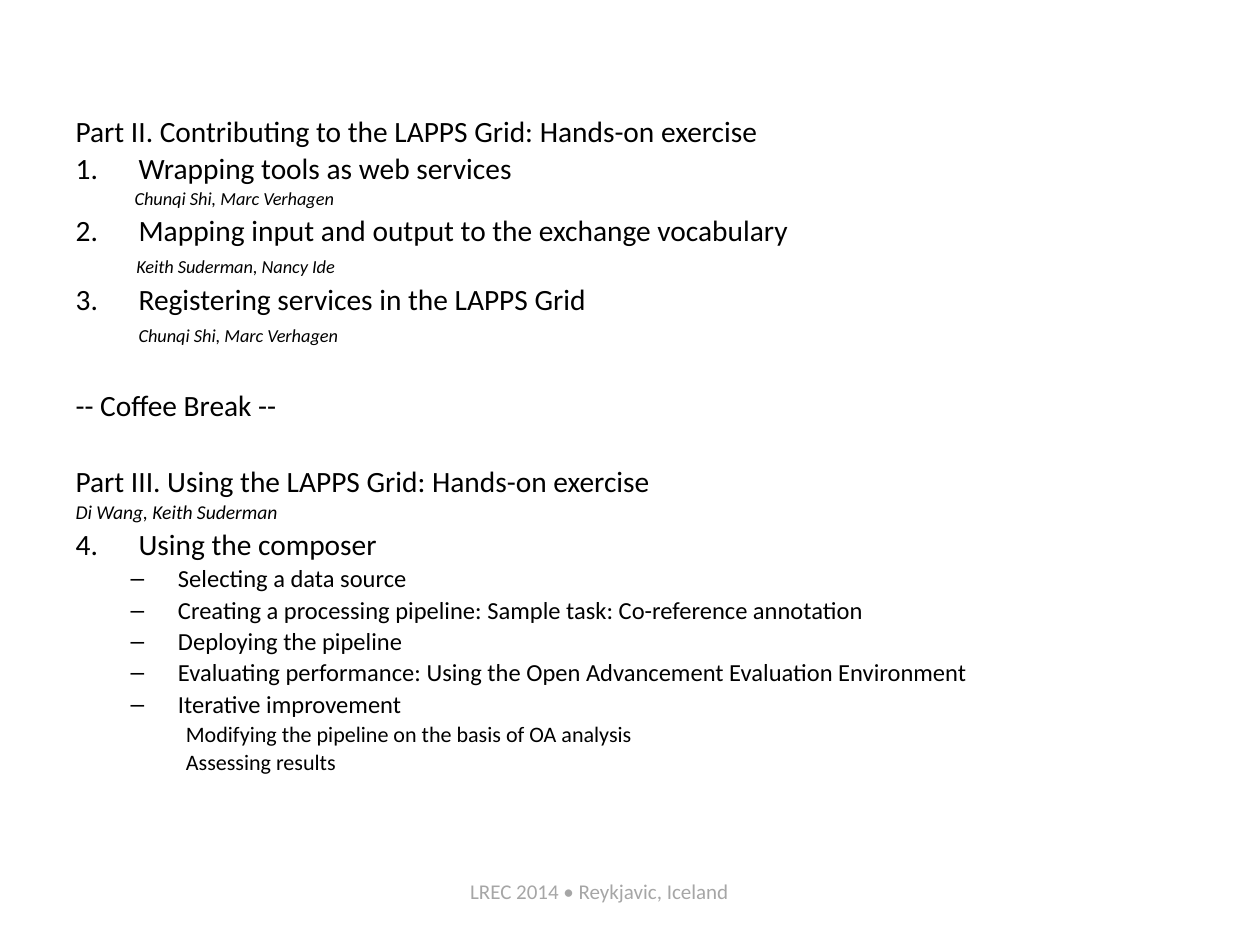
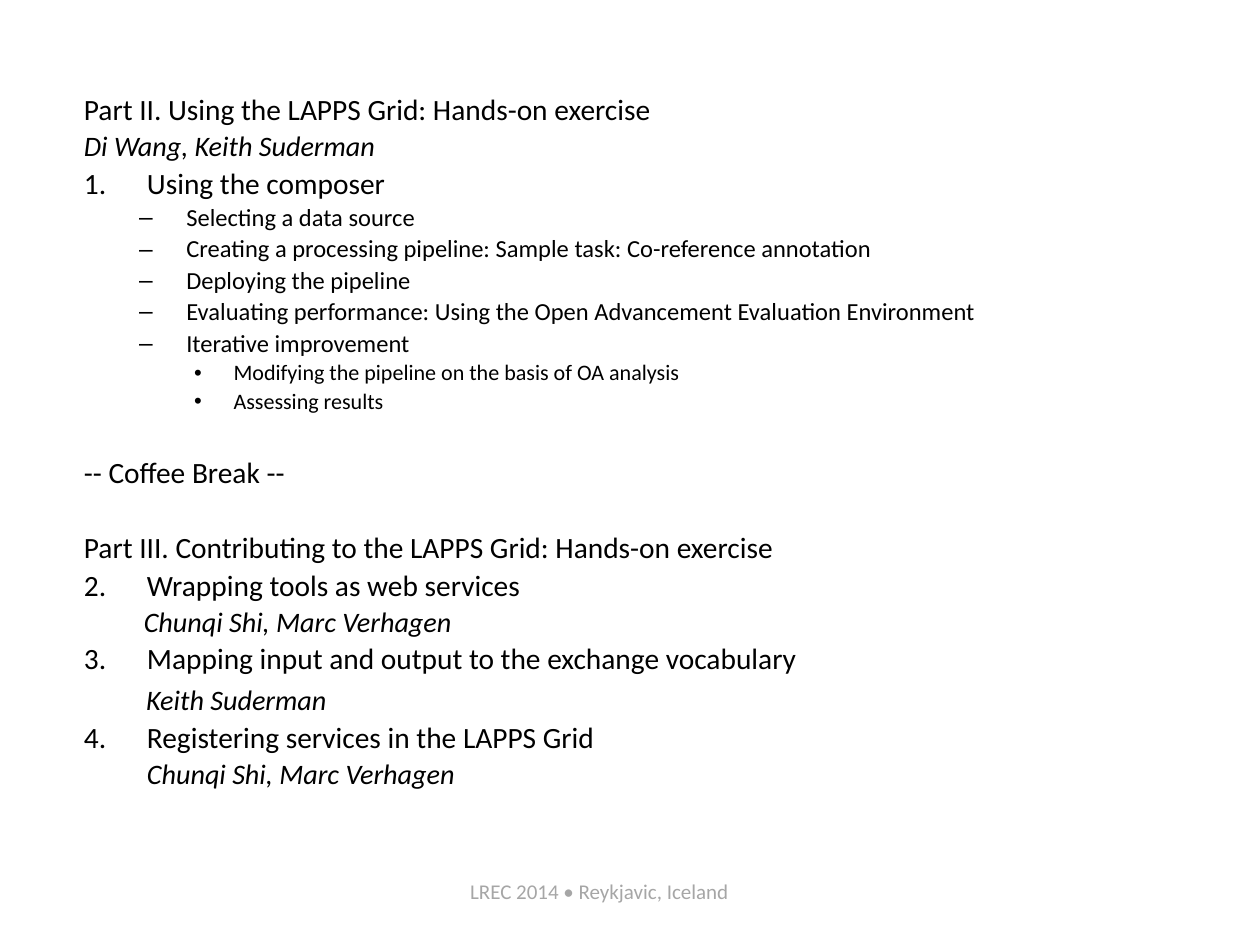
Before and after one commit to chunqishi/lrec2014_part2, a slide deck: slide 3 of lapps-tutorial-intro-lrec2014.pptx. Drawn at 1260x945 pixels with LibreOffice and Linux fonts; fonts in the diff are those of the drawing. Boxes give left, top, right and bottom in pixels: in the first picture for what was removed or moved away, otherwise in the second. Text is boxed around its words. In the diff, an @@ line names an element or a change of style, - is before the commit and + after.

```diff
--- a/lapps-tutorial-intro-lrec2014.pptx
+++ b/lapps-tutorial-intro-lrec2014.pptx
@@ text "Part II. Using the LAPPS ...": place and size @@
-text "Part II. Using the LAPPS ..." at [76,121,966,774]
+text "Part II. Using the LAPPS ..." at [84,99,975,789]
@@ text at [84,99,650,125]: text changed @@
-Part II. Contributing to the LAPPS Grid: Hands-on exercise
-1. Wrapping tools as web services
-  Chunqi Shi, Marc Verhagen
-2. Mapping input and output to the exchange vocabulary
-  Keith Suderman, Nancy Ide
-3. Registering services in the LAPPS Grid
-  Chunqi Shi, Marc Verhagen
--- Coffee Break --
-Part III. Using the LAPPS Grid: Hands-on exercise
+Part II. Using the LAPPS Grid: Hands-on exercise
@@ text at [84,136,679,413]: size 11.2 to 16.1 pt in "Di Wang, Keith Suderman"; bullet none to • @@
@@ text at [84,462,796,789]: paragraphs added @@
+-- Coffee Break --
+Part III. Contributing to the LAPPS Grid: Hands-on exercise
+1. Wrapping tools as web services
+  Chunqi Shi, Marc Verhagen
+2. Mapping input and output to the exchange vocabulary
+  Keith Suderman
+3. Registering services in the LAPPS Grid
+  Chunqi Shi, Marc Verhagen
```
Also in this commit, not shown: 7 other slides changed, 2 slides added, 5 slides removed.
